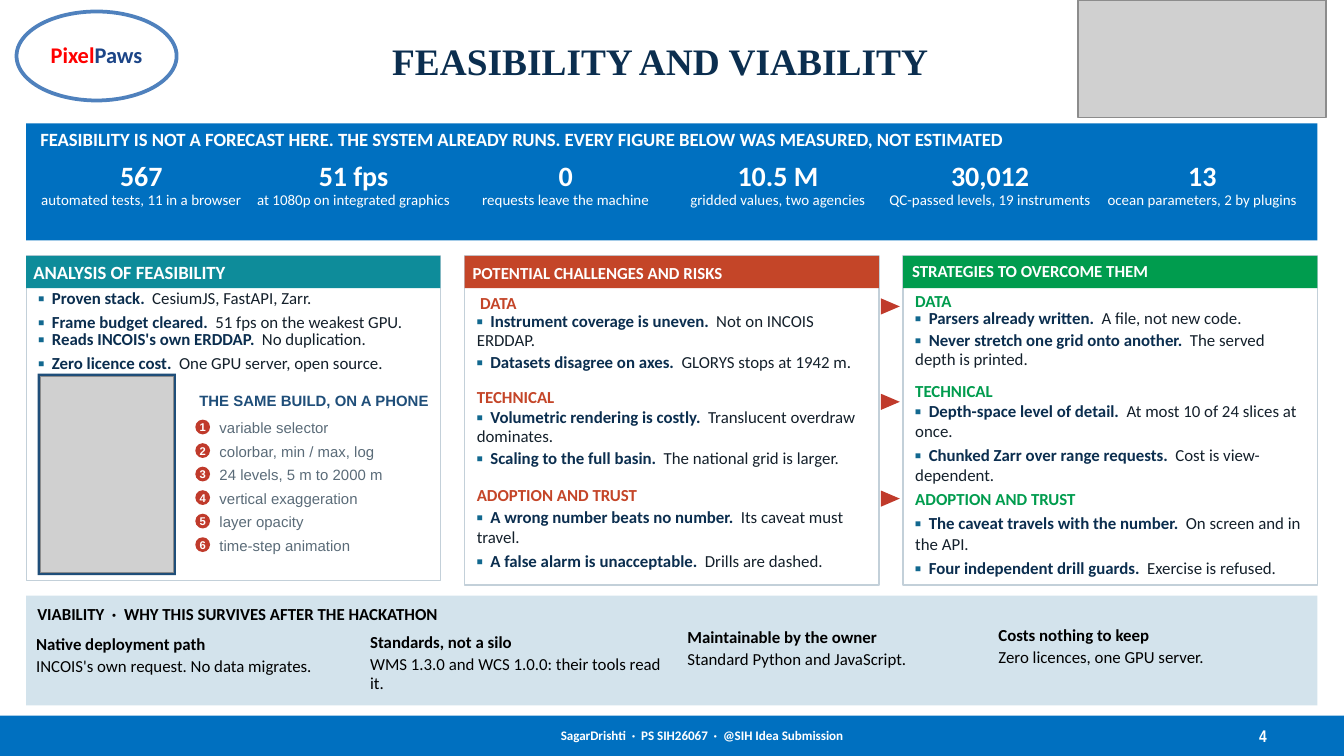
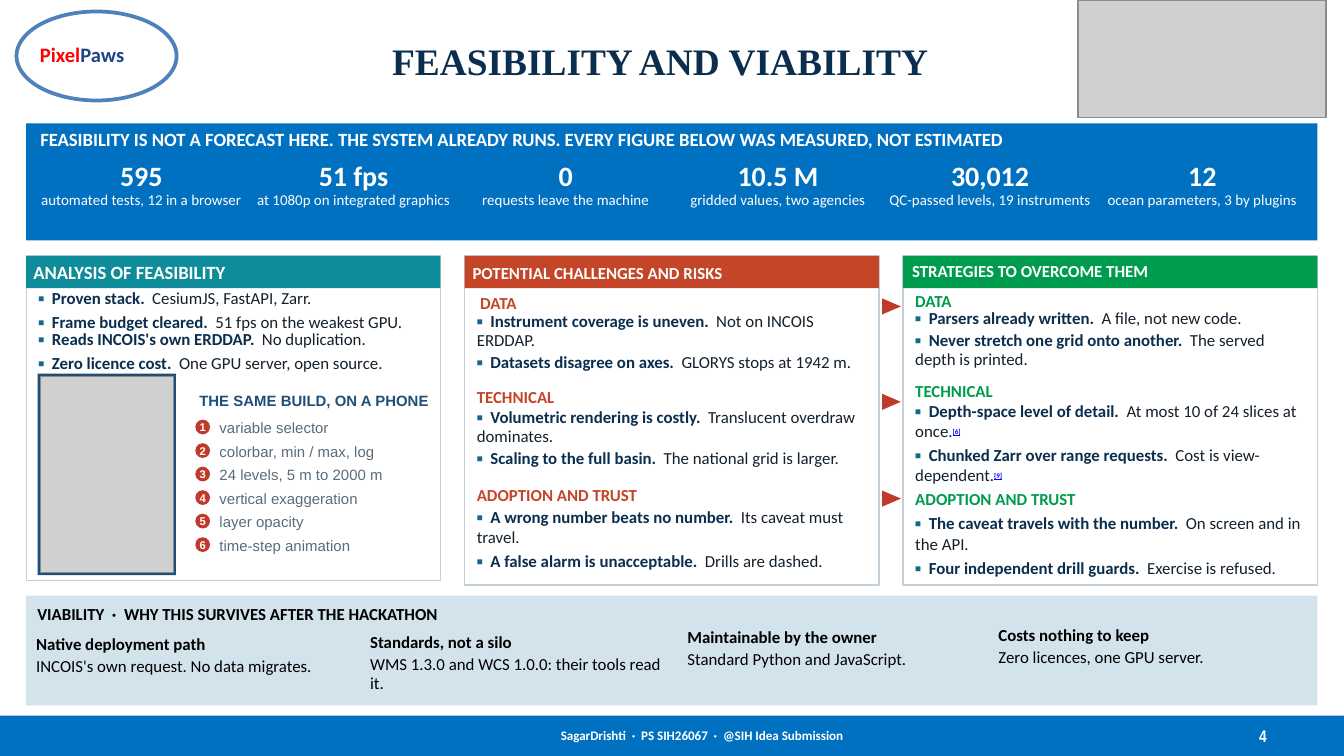
Before and after one commit to MONSTERBOY110/SagarDrishti, a slide deck: slide 4 of docs/submission/PixelPaws_SIH2026.pptx. Drawn at 1344x756 pixels with LibreOffice and Linux fonts; fonts in the diff are those of the drawing; grey boxes stand for pictures. Boxes give left, top, right and bottom in pixels: in the first picture for what was removed or moved away, otherwise in the second. Text is boxed around its words. In the diff, an @@ line names an element or a change of style, - is before the commit and + after.

```diff
--- a/docs/submission/PixelPaws_SIH2026.pptx
+++ b/docs/submission/PixelPaws_SIH2026.pptx
@@ ellipse "PixelPaws" at [16, 12, 176, 101]: size 12 to 11 pt; alignment centre to left @@
@@ text at [41, 167, 241, 207]: text changed @@
-567
-automated tests, 11 in a browser
+595
+automated tests, 12 in a browser
@@ text at [1108, 167, 1296, 208]: text changed @@
-13
-ocean parameters, 2 by plugins
+12
+ocean parameters, 3 by plugins
@@ text at [915, 405, 1297, 484]: text changed @@
-▪ Depth-space level of detail. At most 10 of 24 slices at once.
-▪ Chunked Zarr over range requests. Cost is view-dependent.
+▪ Depth-space level of detail. At most 10 of 24 slices at once.[6]
+▪ Chunked Zarr over range requests. Cost is view-dependent.[9]
```
Also in this commit, not shown: 5 other slides changed, 47 other files.
